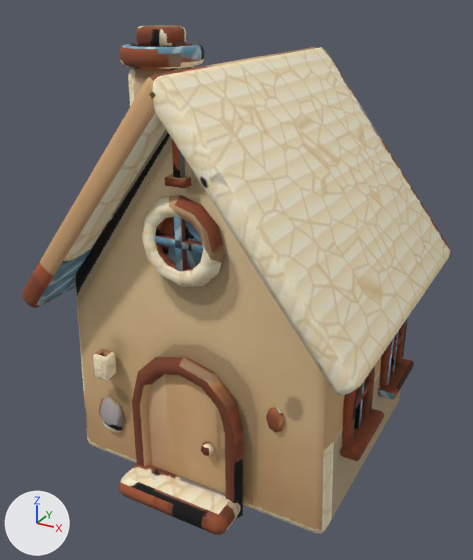
An edit to the glTF model assets/props/_exp/models/hut/hut_mid.glb, drawn before and after from the same camera.
Camera for both pictures: a camera (50 mm lens) standing at (1.09, -2.111, 1.724) and looking at (-0.025, -0.084, 0.71). Arrows for +X, +Y and +Z are at lower left; the lights stay in place. The picture after the commit comes second. Vertices at exactly the same position are counted once.

In view in the first picture: 'hut'.
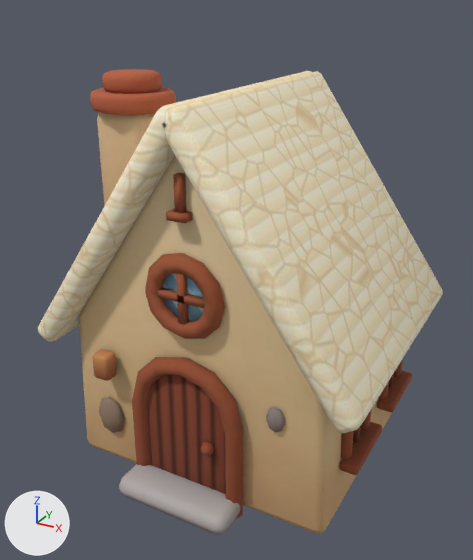
Pixel boxes [x1, y1, x2, y2] of what changed, in the pictures (473 x 560 px; the box of a moved part takes in the faces that stretch with it):
'hut', reshaped (9% shorter): before [22, 25, 451, 535]; after [38, 69, 443, 535]
part 1 of me_body, moved or reshaped: before [22, 47, 317, 308]; after [38, 71, 311, 342]
part 2 of me_body, moved or reshaped: before [152, 47, 451, 395]; after [162, 71, 443, 433]
part 3 of me_body, added (brown): after [97, 112, 156, 206]
part 4 of me_body, moved or reshaped: before [119, 42, 204, 69]; after [90, 87, 176, 115]
part 5 of me_body, moved or reshaped: before [142, 195, 224, 287]; after [145, 253, 225, 339]
part 6 of me_body, moved or reshaped: before [160, 217, 202, 268]; after [162, 274, 204, 321]
part 7 of me_body, moved or reshaped: before [174, 217, 187, 271]; after [176, 273, 189, 324]
part 8 of me_body, moved or reshaped: before [154, 234, 203, 253]; after [157, 288, 204, 309]
part 9 of me_body, moved or reshaped: before [172, 139, 185, 178]; after [173, 173, 186, 213]
part 10 of me_body, moved or reshaped: before [164, 174, 191, 188]; after [166, 209, 192, 223]
part 11 of me_body, moved or reshaped: before [354, 380, 365, 429]; after [353, 427, 360, 442]
part 12 of me_body, moved or reshaped (not visible afterwards): before [356, 382, 370, 408]
part 13 of me_body, moved or reshaped: before [340, 409, 384, 461]; after [339, 422, 382, 475]
part 14 of me_body, moved or reshaped: before [390, 331, 399, 374]; after [389, 373, 394, 386]
part 15 of me_body, moved or reshaped (not visible afterwards): before [392, 334, 403, 353]
part 16 of me_body, moved or reshaped: before [378, 359, 414, 399]; after [377, 371, 412, 412]
part 17 of me_body, deleted (brown): before [136, 25, 186, 46]
part 18 of me_body, moved or reshaped: before [75, 67, 407, 530]; after [79, 69, 403, 530]
part 19 of me_body, surface changed: before [75, 133, 400, 535]; after [79, 159, 392, 535]

The change in detail:
me_body is used by ob_hut; location (0.0, 0.0, 0.0).
me_body had 1596 vertices, 2972 faces and spanned x -0.64..0.64, y -0.65..0.61, z 0.0..1.62.
me_body now has 1532 vertices, 2844 faces and spans x -0.64..0.64, y -0.65..0.56, z 0.0..1.45.
me_body part 1: the loose piece of 56 vertices spanning x -0.64..0.04, y -0.61..0.61, z 0.67..1.52 is scaled about its middle by (0.988, 0.915, 1.1), then moved by (0.0, 0.0, -0.13).
me_body part 2: the loose piece of 56 vertices spanning x -0.04..0.64, y -0.61..0.61, z 0.67..1.52 is scaled about its middle by (0.988, 0.915, 1.1), then moved by (0.0, 0.0, -0.13).
me_body part 3: the loose piece of 56 vertices spanning x -0.43..-0.23, y -0.18..0.02, z 0.87..1.49 is copied, and the copy is scaled about its middle by (1.12, 1.12, 1.24), then moved by (-0.14, 0.0, -0.23); it spans x -0.58..-0.36, y -0.19..0.03, z 0.57..1.33.
me_body part 4: the loose piece of 72 vertices spanning x -0.48..-0.18, y -0.23..0.07, z 1.49..1.55 is moved by (-0.14, 0.0, -0.16).
me_body part 5: the loose piece of 60 vertices spanning x -0.16..0.16, y -0.52..-0.45, z 0.85..1.15 is moved by (0.0, 0.0, -0.19).
me_body part 6: the loose piece of 24 vertices spanning x -0.12..0.12, y -0.48..-0.47, z 0.88..1.12 is moved by (0.0, 0.0, -0.19).
me_body part 7: the loose piece of 8 vertices spanning x -0.01..0.01, y -0.51..-0.48, z 0.89..1.11 is moved by (0.0, 0.0, -0.19).
me_body part 8: the loose piece of 8 vertices spanning x -0.11..0.11, y -0.51..-0.48, z 0.99..1.01 is moved by (0.0, 0.0, -0.19).
me_body part 9: the loose piece of 8 vertices spanning x -0.01..0.01, y -0.5..-0.47, z 1.21..1.33 is moved by (0.0, 0.0, -0.11).
me_body part 10: the loose piece of 8 vertices spanning x -0.04..0.04, y -0.52..-0.48, z 1.19..1.21 is moved by (0.0, 0.0, -0.11).
me_body part 11: the loose piece of 8 vertices spanning x 0.52..0.54, y -0.21..-0.19, z 0.3..0.56 is moved by (0.0, 0.0, -0.06).
me_body part 12: the loose piece of 8 vertices spanning x 0.52..0.54, y -0.3..-0.1, z 0.42..0.44 is moved by (0.0, 0.0, -0.06).
me_body part 13: the loose piece of 56 vertices spanning x 0.52..0.59, y -0.34..-0.06, z 0.26..0.3 is moved by (0.0, 0.0, -0.06).
me_body part 14: the loose piece of 8 vertices spanning x 0.52..0.54, y 0.21..0.23, z 0.3..0.56 is moved by (0.0, 0.0, -0.06).
me_body part 15: the loose piece of 8 vertices spanning x 0.52..0.54, y 0.12..0.32, z 0.42..0.44 is moved by (0.0, 0.0, -0.06).
me_body part 16: the loose piece of 56 vertices spanning x 0.52..0.59, y 0.08..0.37, z 0.26..0.3 is moved by (0.0, 0.0, -0.06).
me_body part 17: the loose piece of 136 vertices spanning x -0.42..-0.24, y -0.17..0.01, z 1.55..1.62 is deleted.
me_body part 18: 42 vertices moved from x -0.5..0.5, y -0.47..0.47, z 0.75..1.4 to x -0.5..0.5, y -0.47..0.47, z 0.59..1.31; 334 vertices removed from x -0.55..0.55, y -0.32..0.34, z 0.3..1.49; 278 vertices added at x -0.58..0.55, y -0.32..0.34, z 0.24..1.45.
me_body part 19: 970 kept faces spanning x -0.53..0.53, y -0.65..0.56, z 0.0..1.31 get new texture (UV) coordinates.
Other edits to the shape of me_body do not show in these pictures.
